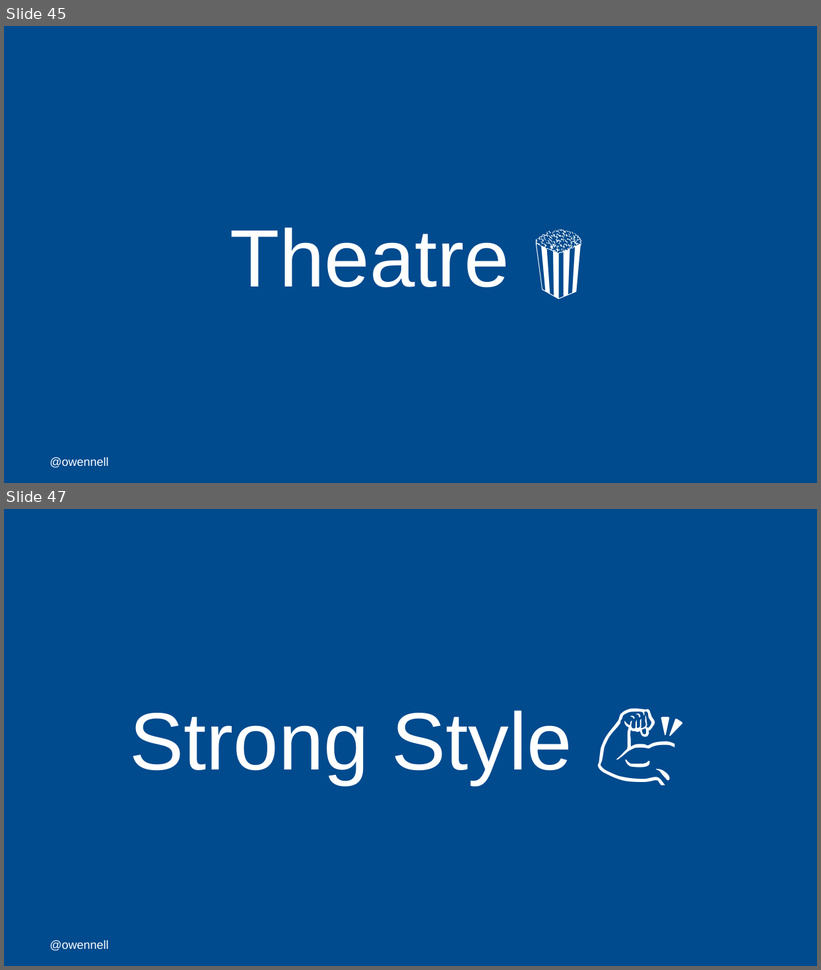
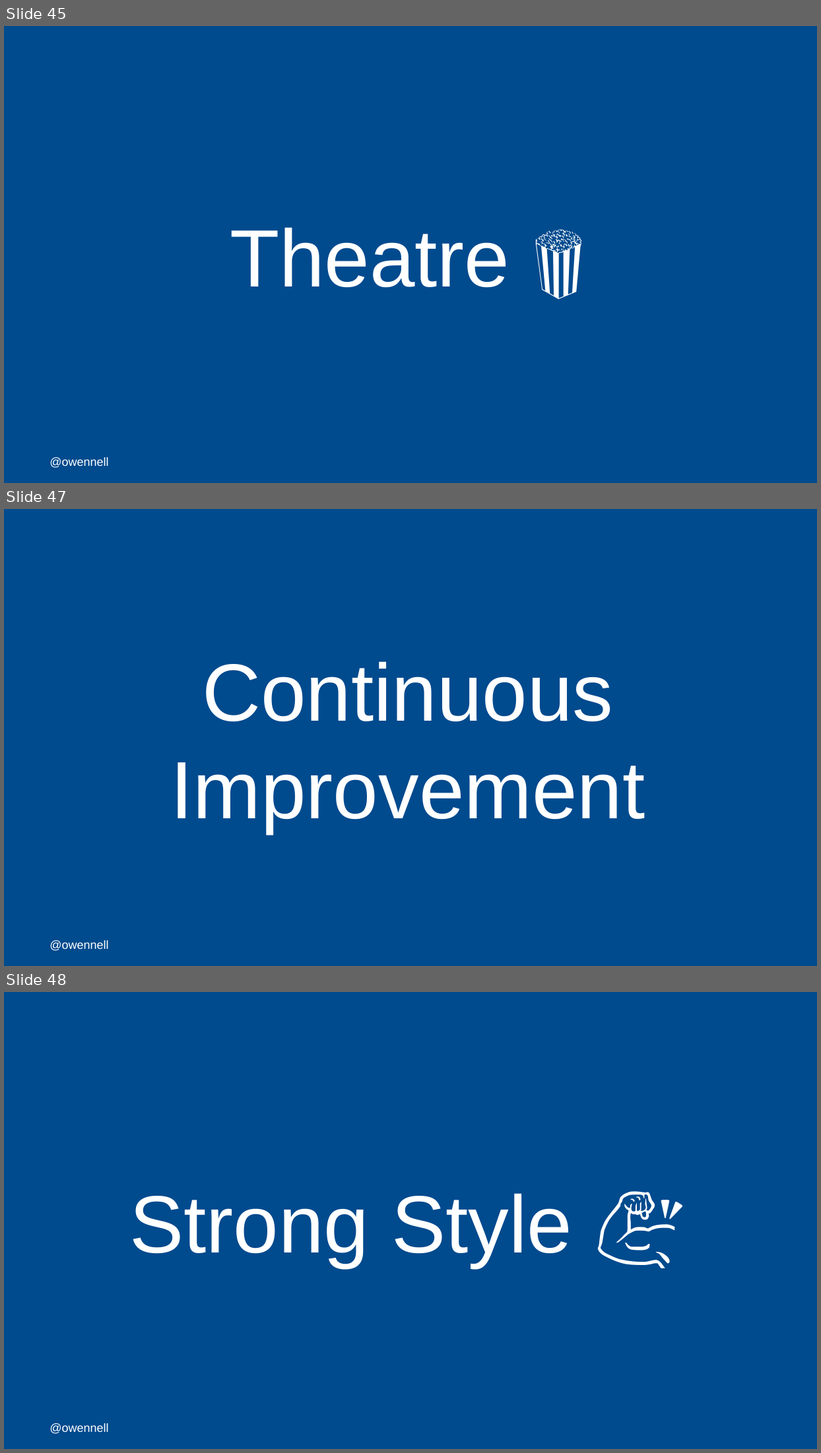
Before and after one commit to oliwennell/talks, a slide deck: a-mob-mentality.pptx. Shown one above the other, each under a label of ours: slides 45 and 47 before the commit, slides 45, 47 and 48 after it; the slides between them are not shown. The pictures are 821x970 and 821x1453 pixels, drawn with LibreOffice and Linux fonts; fonts in the diff are those of the drawing; background and template pictures are left out. Boxes give left, top, right and bottom in pixels: in the first picture for what was removed or moved away, otherwise in the second. Text is boxed around its words. In the diff, an @@ line names an element or a change of style, - is before the commit and + after.

```diff
--- a/a-mob-mentality.pptx
+++ b/a-mob-mentality.pptx
@@ slide 47 added at bbox=[4, 509, 817, 966], background #FFFFFF; not listed: 1 template element that a slide beside it also shows @@
@@ title added at bbox=[171, 661, 646, 834], 96 pt, text #FFFFFF @@
+Continuous Improvement
@@ text added at bbox=[50, 941, 108, 951], 14 pt, text #FFFFFF @@
+@owennell
@@ what was slide 47 is now slide 48 @@
```
Also in this commit, not shown: 1 slide changed.
